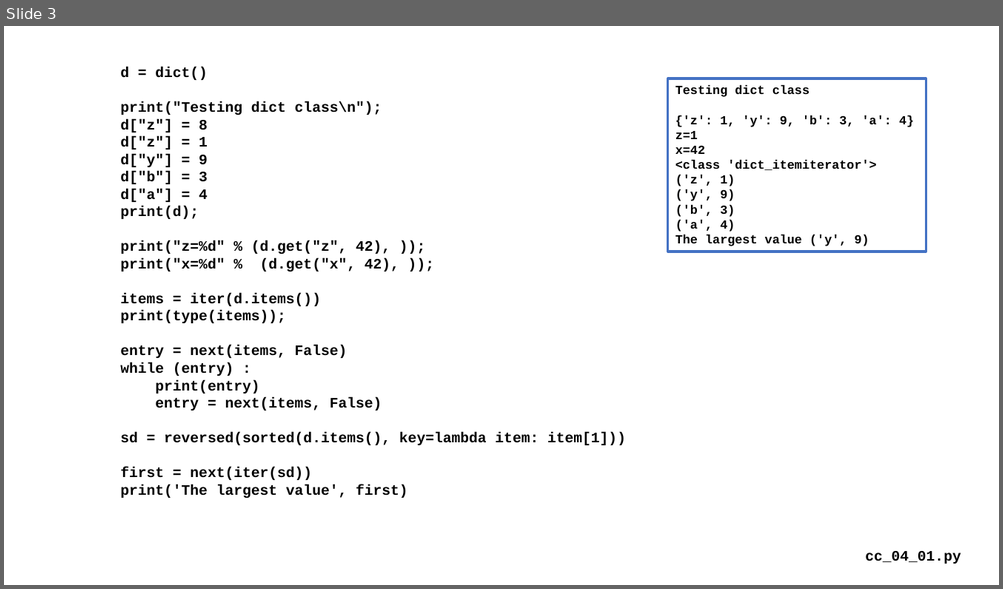
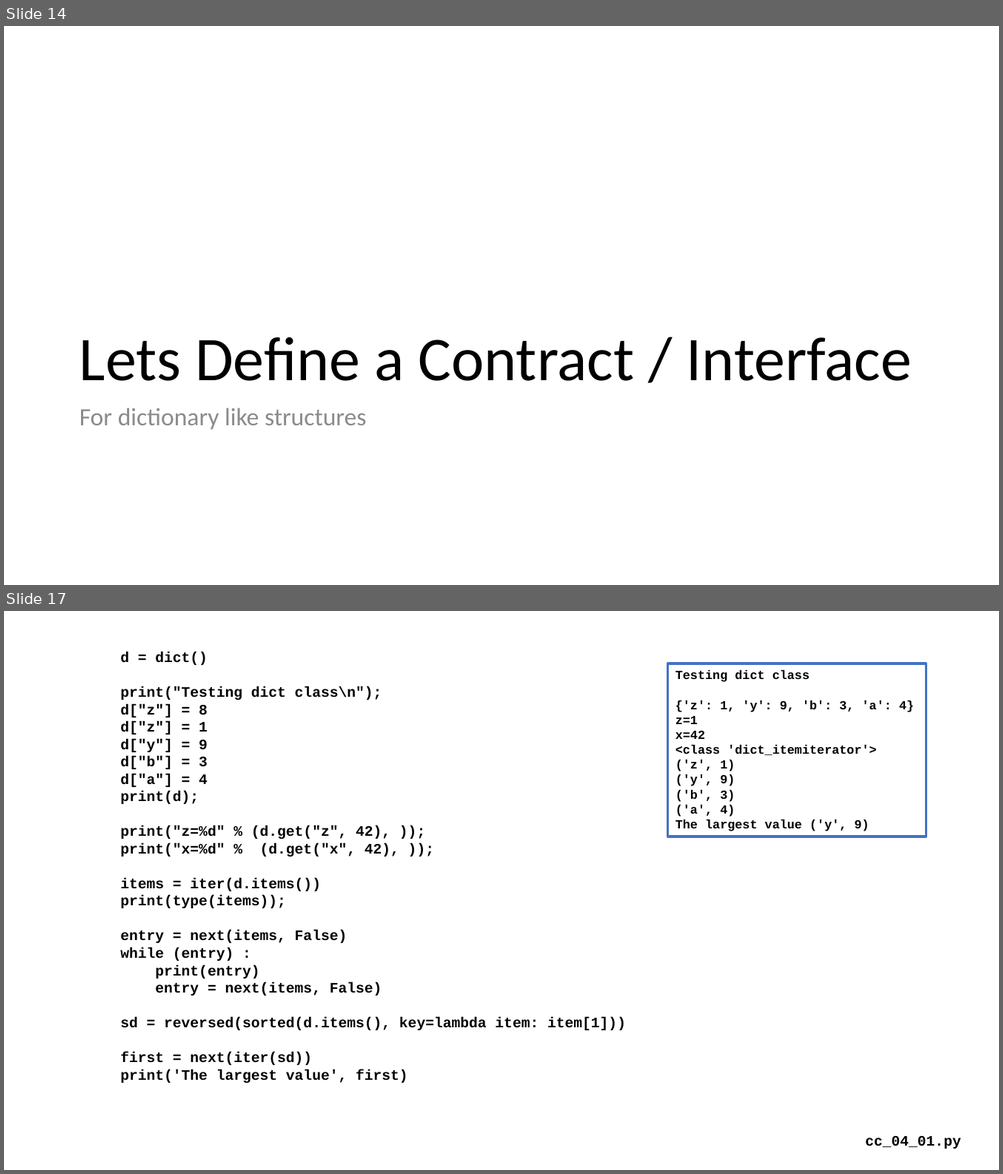
Before and after one commit to csev/cc4e, a slide deck: lectures/CC-04-Maps.pptx. Shown one above the other, each under a label of ours: slide 3 before the commit, slides 14 and 17 after it; the slides between them are not shown. The pictures are 1003x589 and 1003x1174 pixels, drawn with LibreOffice and Linux fonts; fonts in the diff are those of the drawing. Boxes give left, top, right and bottom in pixels: in the first picture for what was removed or moved away, otherwise in the second. Text is boxed around its words. In the diff, an @@ line names an element or a change of style, - is before the commit and + after.

```diff
--- a/lectures/CC-04-Maps.pptx
+++ b/lectures/CC-04-Maps.pptx
@@ slide 14 added at (4,26,999,585), background #FFFFFF @@
@@ title added at (79,338,911,381), 60 pt, text #000000 @@
+Lets Define a Contract / Interface
@@ text added at (79,408,366,430), 24 pt, text #8C8C8C @@
+For dictionary like structures
@@ what was slide 3 is now slide 17 @@
```
Also in this commit, not shown: 2 slides changed, 14 other slides added, 1 slide removed, 7 other files.
